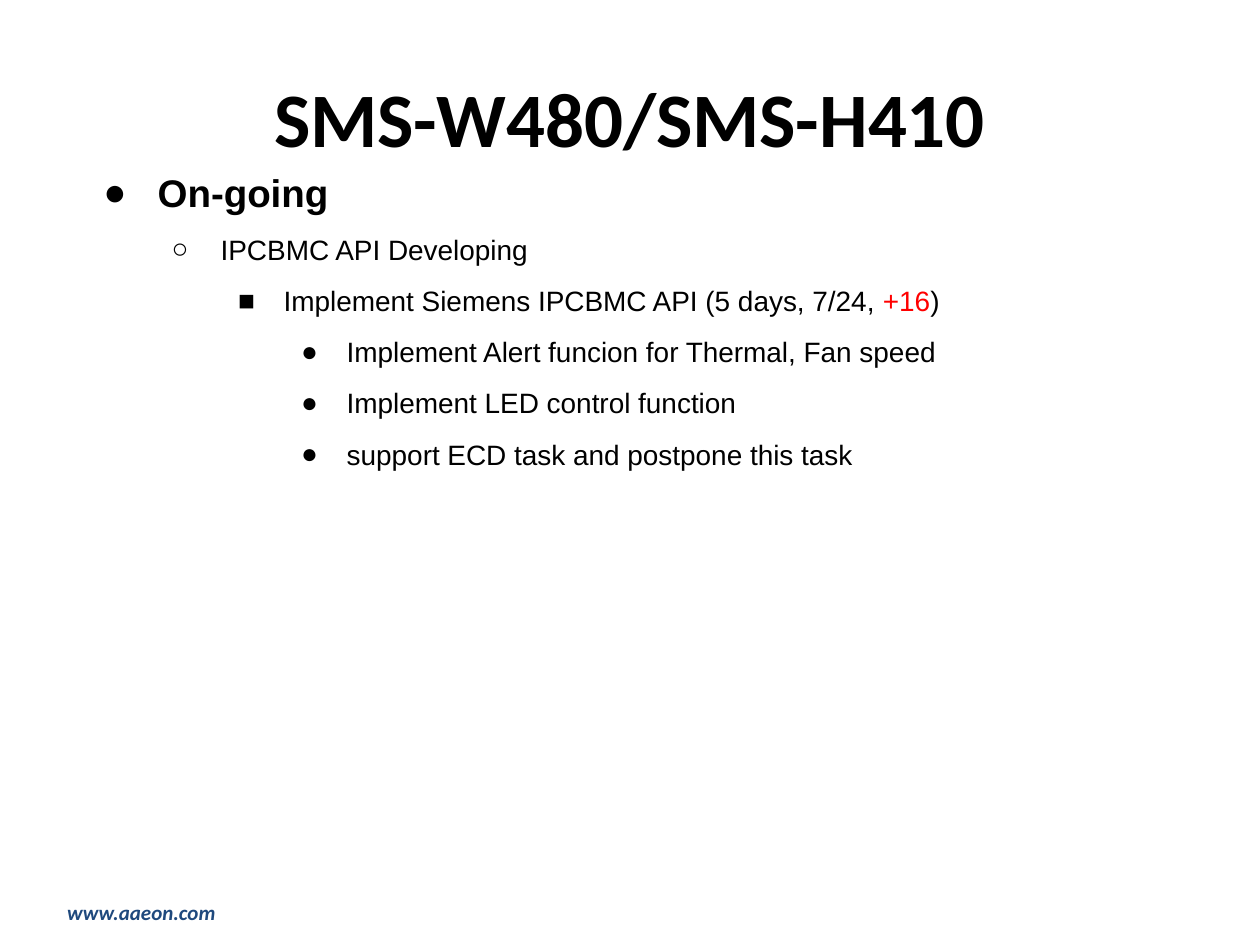
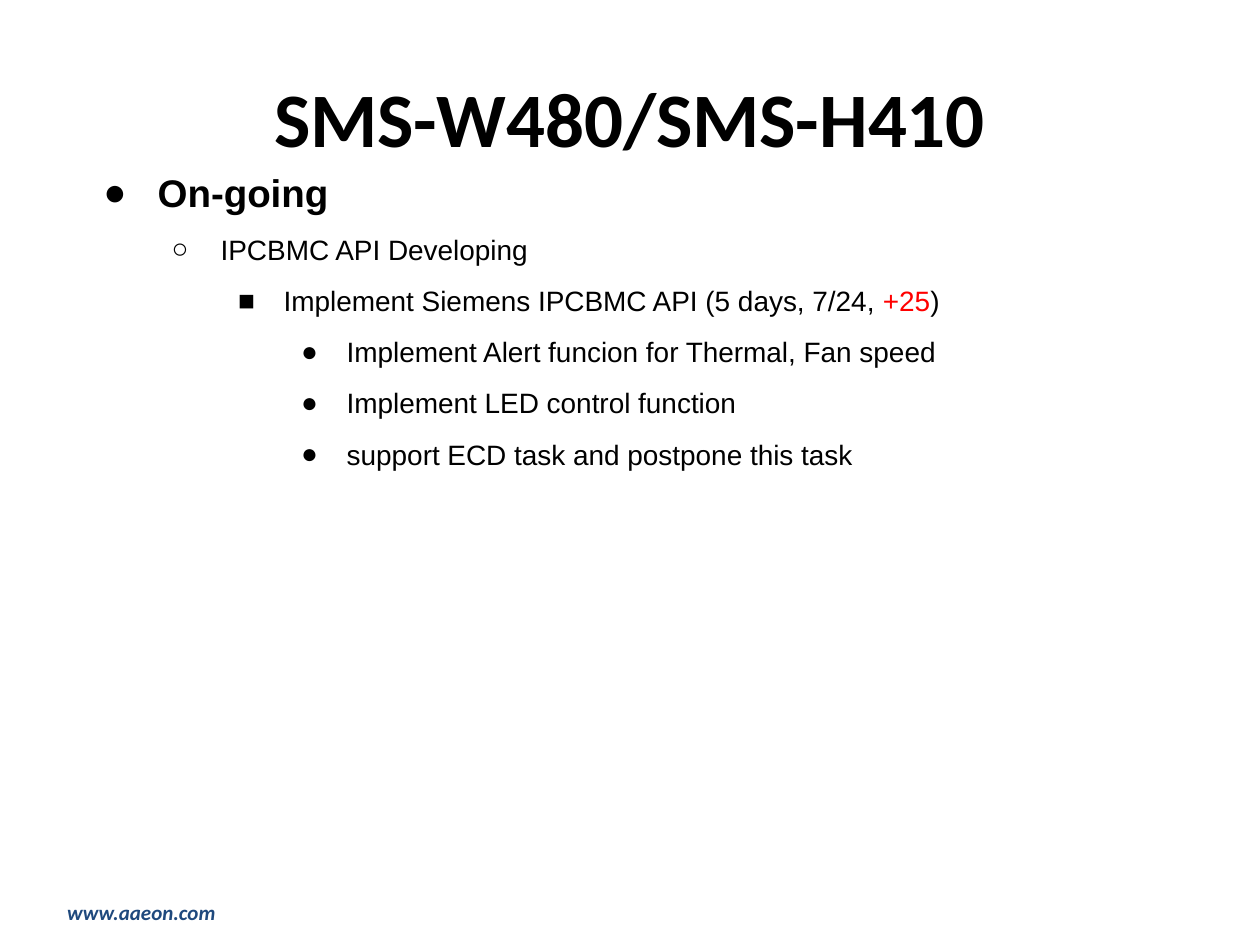
Before and after one commit to hsuziyen/node, a slide deck: slide 10 of 2020週報-0810_0814.pptx (slide 11 before the commit). Drawn at 1260x945 pixels with LibreOffice and Linux fonts; fonts in the diff are those of the drawing; background and template pictures are left out. Boxes give left, top, right and bottom in pixels: in the first picture for what was removed or moved away, otherwise in the second. Text is boxed around its words. In the diff, an @@ line names an element or a change of style, - is before the commit and + after.

```diff
--- a/2020週報-0810_0814.pptx
+++ b/2020週報-0810_0814.pptx
@@ text at bbox=[284, 290, 940, 316]: text changed @@
-    ■ Implement Siemens IPCBMC API (5 days, 7/24, +16)
+    ■ Implement Siemens IPCBMC API (5 days, 7/24, +25)
```
Also in this commit, not shown: 13 other slides changed, 3 slides removed, 4 other files.
